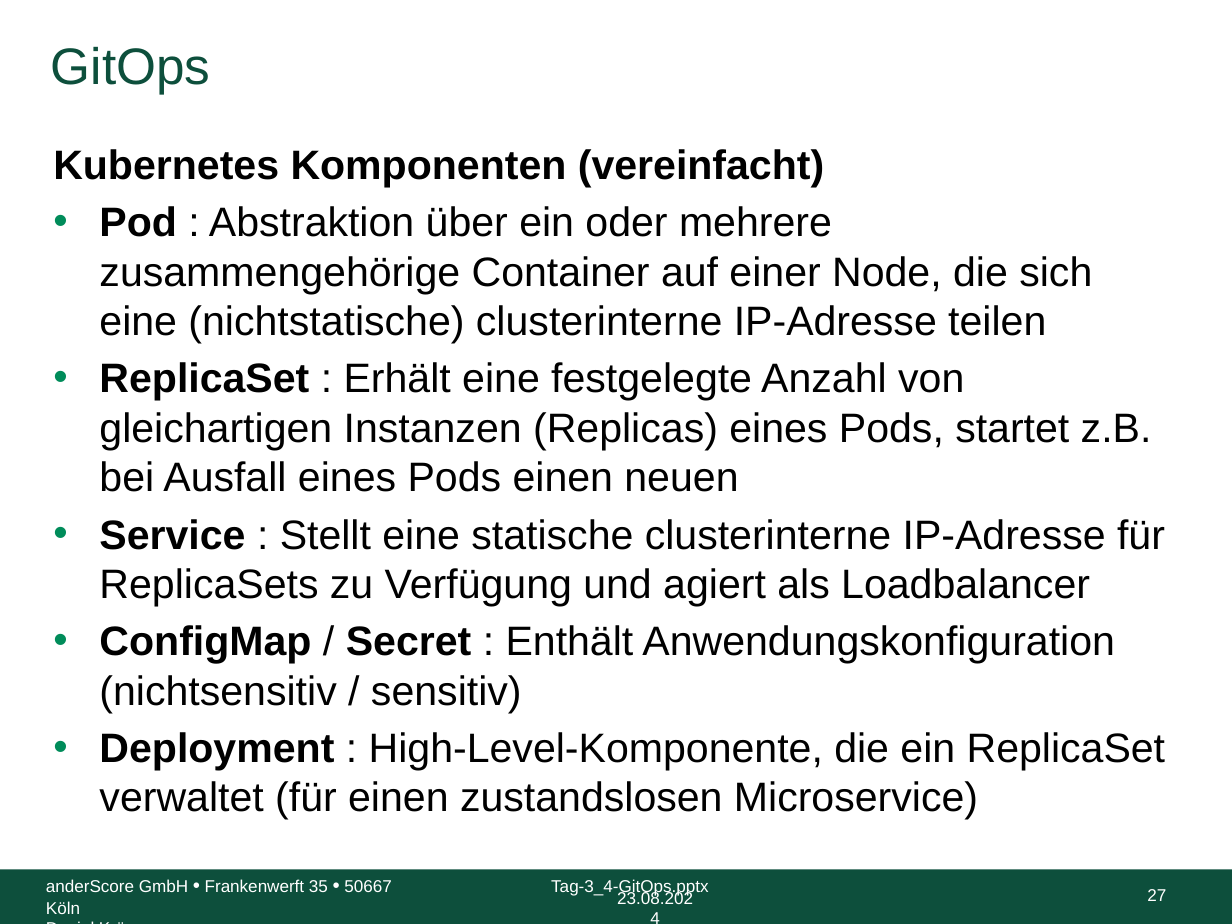
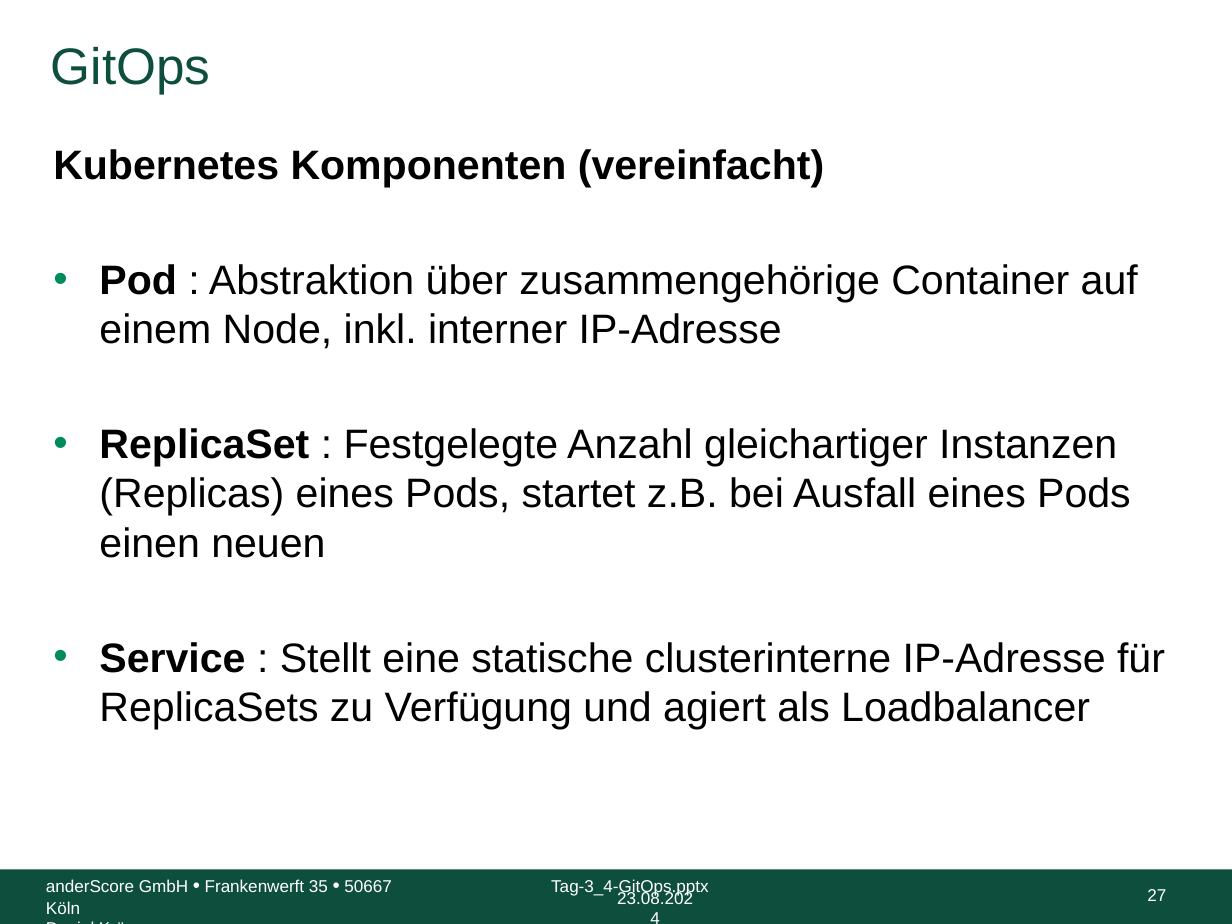
Before and after one commit to anderscore-gmbh/gitlab, a slide deck: slide 27 of slides/Tag-3_4-GitOps.pptx. Drawn at 1232x924 pixels with LibreOffice and Linux fonts; fonts in the diff are those of the drawing; background and template pictures are left out. Boxes give left, top, right and bottom in pixels: in the first picture for what was removed or moved away, otherwise in the second. Text is boxed around its words. In the diff, an @@ line names an element or a change of style, - is before the commit and + after.

```diff
--- a/slides/Tag-3_4-GitOps.pptx
+++ b/slides/Tag-3_4-GitOps.pptx
@@ text at bbox=[99, 264, 1138, 558]: text changed @@
-• Pod : Abstraktion über ein oder mehrere zusammengehörige Container auf einer Node, die sich eine (nichtstatische) clusterinterne IP-Adresse teilen
-• ReplicaSet : Erhält eine festgelegte Anzahl von gleichartigen Instanzen (Replicas) eines Pods, startet z.B. bei Ausfall eines Pods einen neuen
+• Pod : Abstraktion über zusammengehörige Container auf einem Node, inkl. interner IP-Adresse
+• ReplicaSet : Festgelegte Anzahl gleichartiger Instanzen (Replicas) eines Pods, startet z.B. bei Ausfall eines Pods einen neuen
@@ text at bbox=[99, 625, 1165, 820]: paragraphs removed @@
-• ConfigMap / Secret : Enthält Anwendungskonfiguration (nichtsensitiv / sensitiv)
-• Deployment : High-Level-Komponente, die ein ReplicaSet verwaltet (für einen zustandslosen Microservice)
```
Also in this commit, not shown: 16 other slides changed, 1 slide added.
